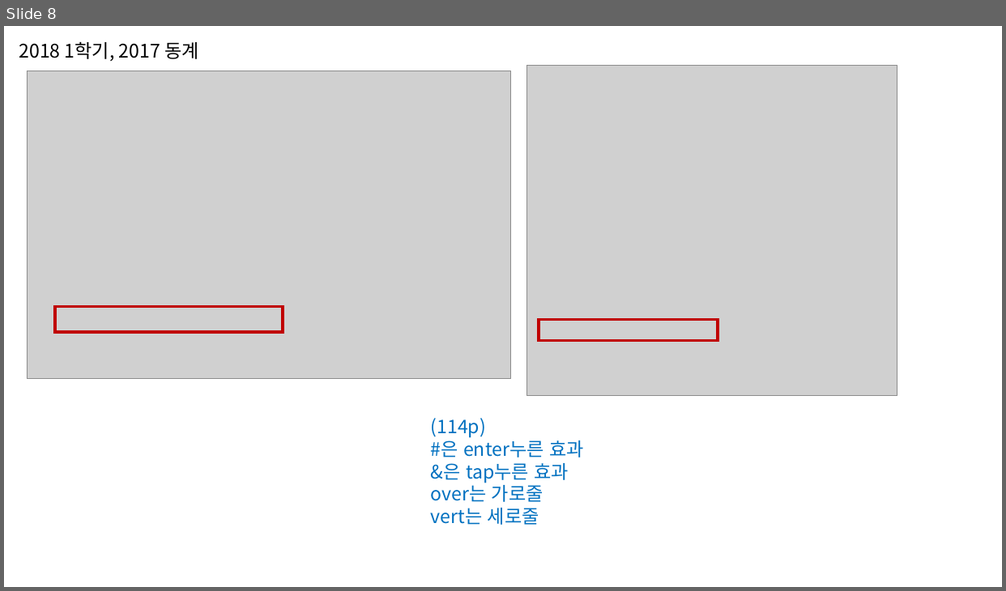
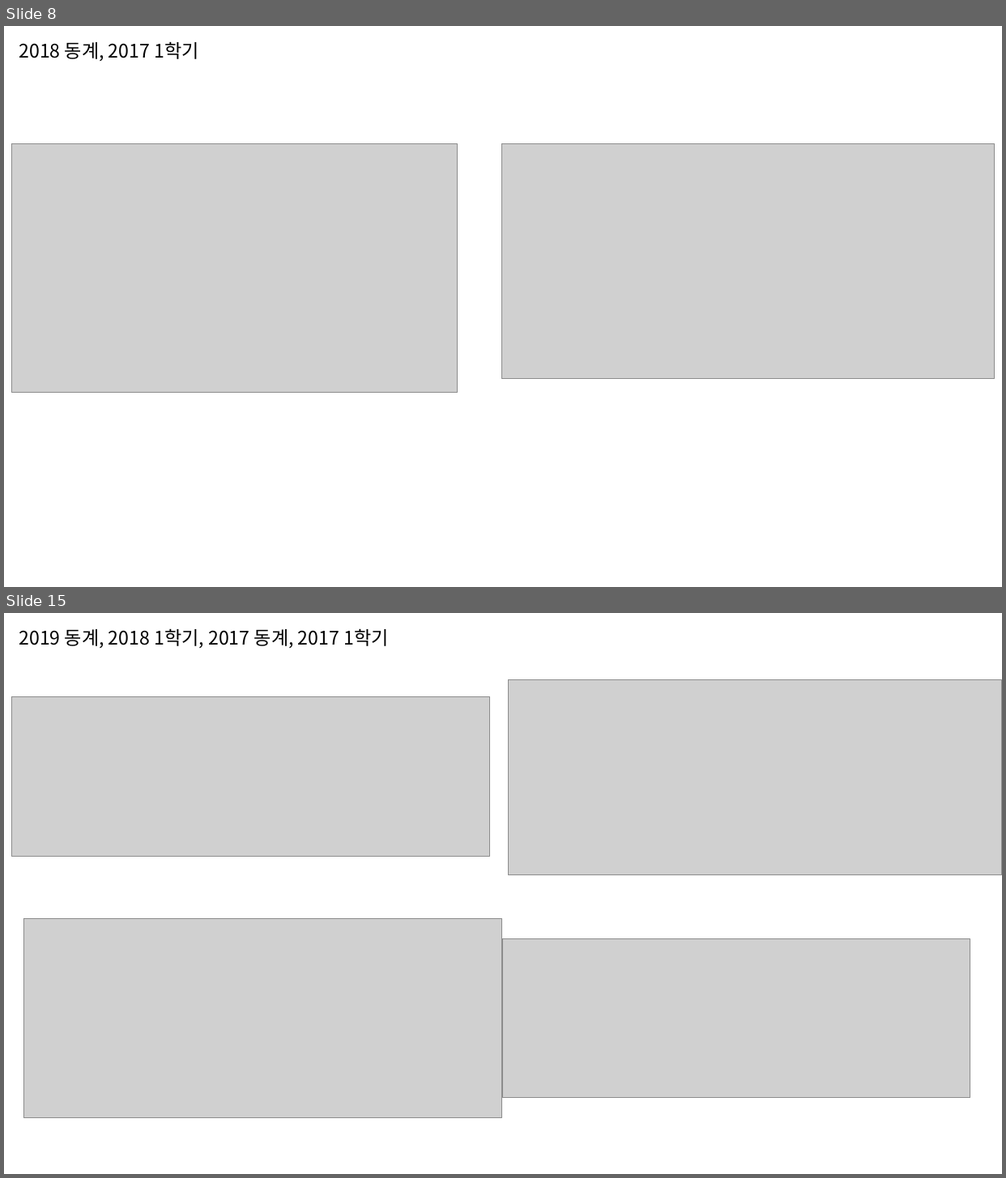
Before and after one commit to kukaro/Introduction-Data-Processing, a slide deck: sample-question/5장 – 문서 작성.pptx. Shown one above the other, each under a label of ours: slide 8 before the commit, slides 8 and 15 after it; the slides between them are not shown. The pictures are 1006x591 and 1006x1178 pixels, drawn with LibreOffice and Linux fonts; fonts in the diff are those of the drawing; grey boxes stand for pictures. Boxes give left, top, right and bottom in pixels: in the first picture for what was removed or moved away, otherwise in the second. Text is boxed around its words. In the diff, an @@ line names an element or a change of style, - is before the commit and + after.

```diff
--- a/sample-question/5장 – 문서 작성.pptx
+++ b/sample-question/5장 – 문서 작성.pptx
@@ slide 15 added at (4, 613, 1002, 1174), background #FFFFFF @@
@@ text added at (19, 628, 388, 648), 18 pt, text #000000 @@
+2019 동계, 2018 1학기, 2017 동계, 2017 1학기
@@ picture added at (509, 680, 1002, 875) @@
@@ picture added at (11, 697, 490, 856) @@
@@ picture added at (24, 919, 502, 1118) @@
@@ picture added at (503, 939, 970, 1099) @@
@@ slide 8 changed as well @@
@@ text at (19, 41, 198, 61): text changed @@
-2018 1학기, 2017 동계
+2018 동계, 2017 1학기
@@ picture: place and size @@
-picture at (27, 71, 511, 378)
+picture at (11, 143, 458, 392)
@@ picture: place and size @@
-picture at (527, 66, 898, 396)
+picture at (502, 143, 995, 378)
@@ rectangle removed at (55, 307, 283, 333) @@
@@ rectangle removed at (539, 319, 718, 340) @@
@@ text removed at (431, 418, 584, 525) @@
-(114p)
-#은 enter누른 효과
-&은 tap누른 효과
-over는 가로줄
-vert는 세로줄
```
Also in this commit, not shown: 4 other slides changed, 9 other slides added, 4 slides removed, 1 other file.
